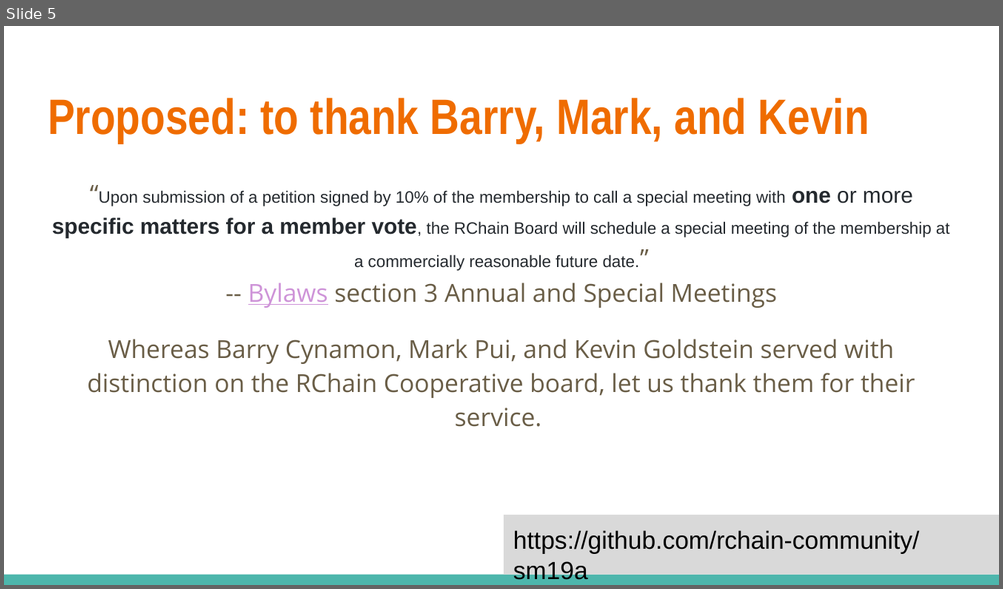
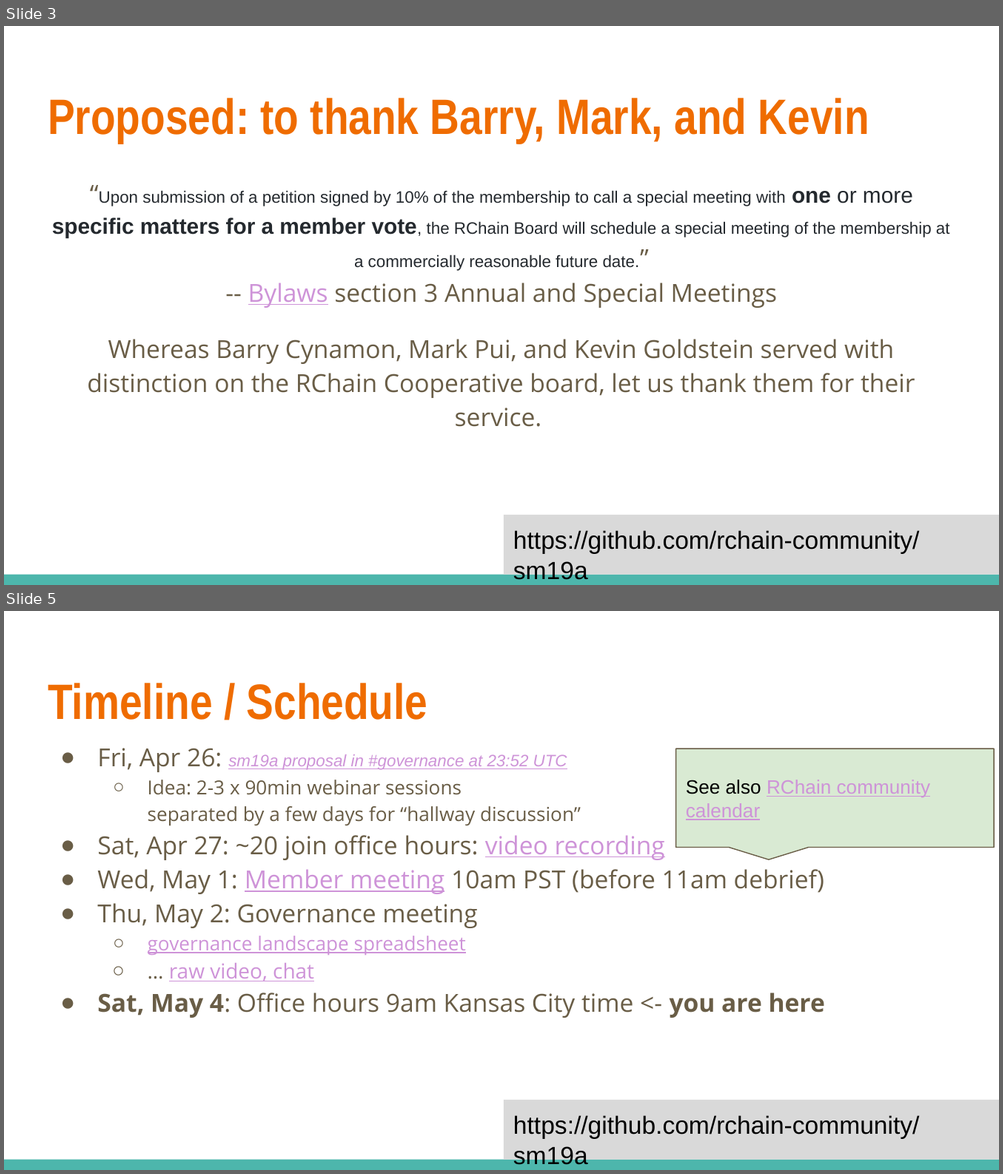
Before and after one commit to rchain-community/sm19a, a slide deck: sm19a-meeting-notes.odp. Shown one above the other, each under a label of ours: slide 5 before the commit, slides 3 and 5 after it; the slides between them are not shown. The pictures are 1003x589 and 1003x1174 pixels, drawn with LibreOffice and Linux fonts; fonts in the diff are those of the drawing. Boxes give left, top, right and bottom in pixels: in the first picture for what was removed or moved away, otherwise in the second. Text is boxed around its words. In the diff, an @@ line names an element or a change of style, - is before the commit and + after.

Commit message:
meeting slides as of May 4 session

```diff
--- a/sm19a-meeting-notes.odp
+++ b/sm19a-meeting-notes.odp
@@ slide 5 added at [4, 611, 999, 1170], background #FFFFFF; not listed: 2 template elements that a slide beside it also shows @@
@@ title added at [48, 683, 428, 720], 36 pt, text #EF6C00, bold @@
+Timeline / Schedule
@@ text added at [97, 748, 825, 1018], 18 pt, text #695D46 @@
+● Fri, Apr 26: sm19a proposal in #governance at 23:52 UTC
+  ○ Idea: 2-3 x 90min webinar sessions
+    separated by a few days for “hallway discussion”
+● Sat, Apr 27: ~20 join office hours: video recording
+● Wed, May 1: Member meeting 10am PST (before 11am debrief)
+● Thu, May 2: Governance meeting
+  ○ governance landscape spreadsheet
+  ○ … raw video, chat
+● Sat, May 4: Office hours 9am Kansas City time <- you are here
@@ rounded speech box added at [675, 749, 993, 848], fill #D9EAD3, outline #695D46 0.74 pt, 14 pt, text #CE93D8, underline @@
+See also RChain community calendar
@@ what was slide 5 is now slide 3 @@
```
Also in this commit, not shown: 5 slides changed, 11 other slides added, 1 slide removed, 2 other files.
